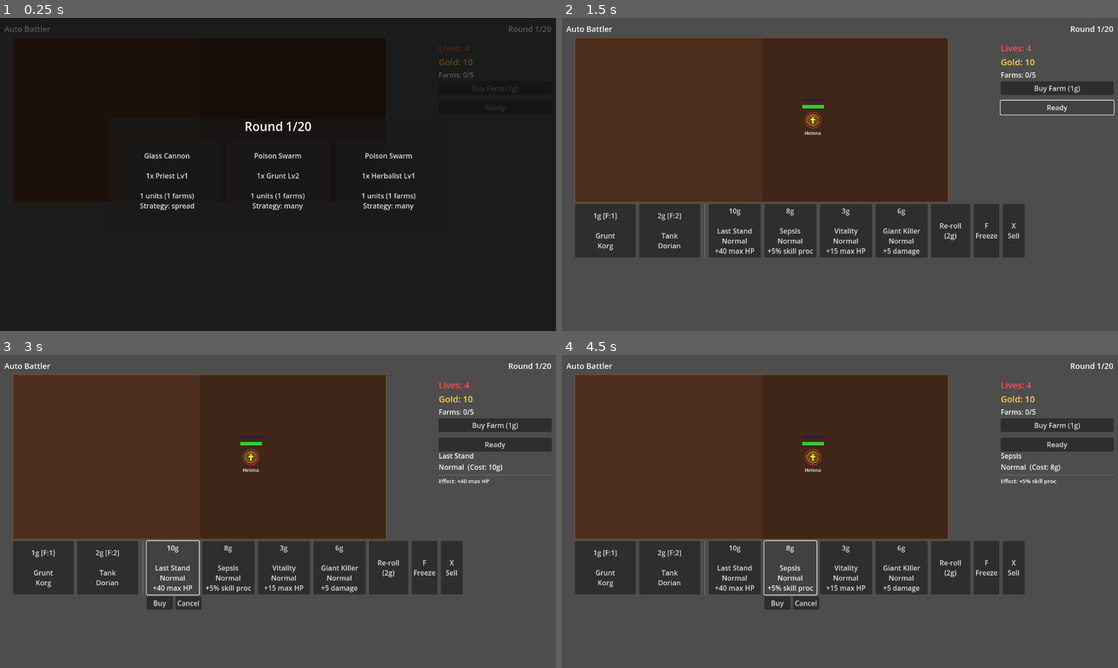
Above: before the commit, frames 1-4 (two rows, left to right).
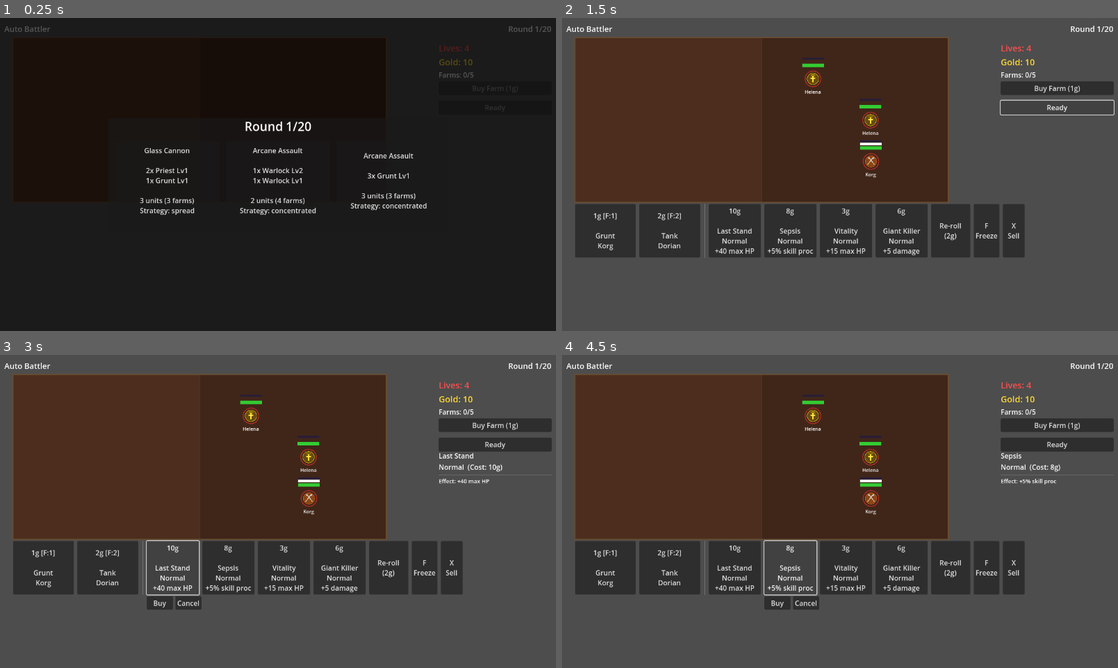
Above: after the commit, the same moments.

Repository: MarcelineVPQ/auto_battler
Game: Godot game, scene res://scenes/main.tscn
Same seed, same stepped clock (60 frames per second), same inputs: the game is played once before the commit and once after it. The engine's default icon, where the game draws it, is replaced by a stand-in: a white triangle on a blue panel in a dark square.
Inputs (mouse positions are in pixels of both pictures, inside the frame that each line leads up to):
- Up to frame 1 (0.25 s): no input
- Up to frame 2 (1.5 s): click (728, 180) at 0.5 s, where only the run before the commit has a clickable "Glass Cannon 1x Priest Lv1 1 …"; click "Ready" at 1.25 s
- Up to frame 3 (3 s): click "Ready" at 2 s; click "10g Last Stand Normal +40 max…" at 2.75 s
- Up to frame 4 (4.5 s): click "10g Last Stand Normal +40 max…" at 3.5 s; click "8g Sepsis Normal +5% skill pr…" at 4.25 s

The runs differ from the first frame. In frame 1, 1.8% of the frame differs, in the area x 25-77%, y 41-63%; in frame 2, 0.8%; in frame 3, 0.8%; in frame 4, 0.8%.

Commit message:
Balance difficulty curve and add balance simulation tool
Player XP scaling changed from exponential (*1.10 per XP, *1.40 per
level) to flat additive (+1 dmg, +8 hp per XP) with mild multiplicative
level-ups (*1.08 dmg/hp). This prevents compound scaling from making
the game trivial by round 10.

Enemy waves buffed: farm budget +2 base, level formula ceil(round/2)
cap 10 (was ceil(round/3) cap 7), stat scaling +45% per level (was
+25%), attack speed +18% per level (was +10%).

Adds balance_sim.tscn tool that runs 50 simulated games and prints a
per-round strength comparison report. Run with F6 from the scene.

Co-Authored-By: Claude Opus 4.6 <noreply@anthropic.com>

Diff:
--- /dev/null
+++ b/scenes/tools/balance_sim.tscn
@@ -0,0 +1,6 @@
+[gd_scene load_steps=2 format=3 uid="uid://cxa7eswchbsrr"]
+
+[ext_resource type="Script" uid="uid://dtchqf6k2ndb8" path="res://scripts/tools/balance_sim.gd" id="1_script"]
+
+[node name="BalanceSim" type="Node"]
+script = ExtResource("1_script")
--- a/scripts/main.gd
+++ b/scripts/main.gd
@@ -310,11 +310,11 @@
 
 func _generate_single_wave() -> Dictionary:
 	var round_num := GameManager.current_round
-	# Farm budget starts at 1 and scales up: ~1 unit round 1, ~2 round 2, etc.
-	var enemy_farm_budget := round_num + randi_range(0, maxi(round_num / 3, 1))
-
-	# Enemy level scales with rounds
-	var base_level := clampi(ceili(round_num / 3.0), 1, 7)
+	# Farm budget: base + round scaling + variance
+	var enemy_farm_budget := round_num + 2 + randi_range(0, maxi(round_num / 3, 1))
+
+	# Enemy level scales with rounds (faster progression, higher cap)
+	var base_level := clampi(ceili(round_num / 2.0), 1, 10)
 
 	# Pick a strategy and build composition from its weights
 	var strat: Dictionary = wave_strategies.pick_random()
@@ -392,12 +392,12 @@
 		# Apply level scaling: each level above 1 boosts stats
 		var lvl: int = entry.get("level", 1)
 		if lvl > 1:
-			var scale_factor := 1.0 + (lvl - 1) * 0.25
+			var scale_factor := 1.0 + (lvl - 1) * 0.45
 			unit.damage = int(ceil(unit.damage * scale_factor))
 			unit.max_hp = int(ceil(unit.max_hp * scale_factor))
 			unit.current_hp = unit.max_hp
 			unit.armor = int(ceil(unit.armor * scale_factor)) if unit.armor > 0 else 0
-			unit.attacks_per_second *= 1.0 + (lvl - 1) * 0.1
+			unit.attacks_per_second *= 1.0 + (lvl - 1) * 0.18
 			unit.health_bar.max_value = unit.max_hp
 			unit.health_bar.value = unit.current_hp
 
@@ -851,34 +851,33 @@
 func _grant_xp(target: Unit, xp_gained: int) -> void:
 	target.xp += xp_gained
 
-	# Small boost per XP gained (~10% stats per XP point)
+	# Flat boost per XP gained (additive to prevent exponential compounding)
 	for i in range(xp_gained):
-		target.damage = int(ceil(target.damage * 1.10))
-		target.max_hp = int(ceil(target.max_hp * 1.10))
-		target.attacks_per_second *= 1.05
-		target.attack_range *= 1.05
-		target.move_speed *= 1.05
+		target.damage += 1
+		target.max_hp += 8
+		target.attacks_per_second += 0.02
+		target.attack_range += 3.0
+		target.move_speed += 1.5
 		target.armor += 1 if target.armor > 0 else 0
-		target.evasion *= 1.05
-		target.crit_chance *= 1.05
-		target.skill_proc_chance *= 1.05
-		target.max_mana = int(ceil(target.max_mana * 1.05))
-
-	# Level-up loop
+		target.evasion += 0.5
+		target.crit_chance += 0.5
+		target.skill_proc_chance += 0.3
+		target.max_mana += 1
+
+	# Level-up loop (mild multiplicative — the real power spike)
 	while target.xp >= Unit.XP_TO_LEVEL:
 		target.xp -= Unit.XP_TO_LEVEL
 		target.level += 1
-		# Big stat boost on level-up
-		target.damage = int(ceil(target.damage * 1.40))
-		target.max_hp = int(ceil(target.max_hp * 1.40))
-		target.attacks_per_second *= 1.20
-		target.attack_range *= 1.15
-		target.move_speed *= 1.15
+		target.damage = int(ceil(target.damage * 1.08))
+		target.max_hp = int(ceil(target.max_hp * 1.08))
+		target.attacks_per_second *= 1.02
+		target.attack_range *= 1.03
+		target.move_speed *= 1.03
 		target.armor += 2 if target.armor > 0 else 0
-		target.evasion *= 1.20
-		target.crit_chance *= 1.20
-		target.skill_proc_chance *= 1.20
-		target.max_mana = int(ceil(target.max_mana * 1.20))
+		target.evasion += 2.0
+		target.crit_chance += 2.0
+		target.skill_proc_chance += 1.5
+		target.max_mana += 2
 
 	target.current_hp = target.max_hp
 	target.current_mana = 0
--- /dev/null
+++ b/scripts/tools/balance_sim.gd
@@ -0,0 +1,488 @@
+extends Node
+## Balance Simulation Tool
+## Run as main scene (res://scenes/tools/balance_sim.tscn) or press F9 in-game.
+## Prints a per-round balance report comparing player vs enemy army strength.
+
+const NUM_SIMULATIONS := 50
+const MAX_ROUNDS := 20
+
+# --- Game constants (mirrors game_manager.gd) ---
+const STARTING_GOLD := 10
+const STARTING_FARMS := 5
+const BASE_FARM_COST := 1
+const BASE_INCOME := 12
+const INCOME_SCALE_ROUND := 7
+const VICTORY_BONUS := 2
+const INTEREST_RATE := 0.10
+const MAX_INTEREST := 5
+const XP_TO_LEVEL := 4
+
+# --- Balance thresholds ---
+const RATIO_TOO_EASY := 1.5
+const RATIO_BALANCED_LOW := 0.8
+const RATIO_BALANCED_HIGH := 1.3
+
+# --- Unit base stats [name, hp, dmg, as, armor, evasion, crit, pop_cost, farm_cost, ability] ---
+enum Ability { NONE, FRENZY, HOLY_ARMOR, SHIELD_BASH, VOLLEY, VULNERABLE_CURSE, SHADOWSTRIKE, MAGIC_POTIONS, SUMMON_ARCHER }
+
+class UnitStats:
+	var unit_name: String
+	var hp: float
+	var dmg: float
+	var atk_speed: float
+	var armor: float
+	var evasion: float
+	var crit: float
+	var pop_cost: int
+	var farm_cost: int
+	var ability: int  # Ability enum
+	var max_mana: float
+	var mana_regen: float
+	var mana_per_attack: float
+	var ability_cd: float
+	var level: int = 1
+	var xp: int = 0
+
+	func duplicate_stats() -> UnitStats:
+		var u := UnitStats.new()
+		u.unit_name = unit_name; u.hp = hp; u.dmg = dmg; u.atk_speed = atk_speed
+		u.armor = armor; u.evasion = evasion; u.crit = crit
+		u.pop_cost = pop_cost; u.farm_cost = farm_cost; u.ability = ability
+		u.max_mana = max_mana; u.mana_regen = mana_regen
+		u.mana_per_attack = mana_per_attack; u.ability_cd = ability_cd
+		u.level = level; u.xp = xp
+		return u
+
+var BASE_UNITS: Array[UnitStats] = []
+
+func _init_base_units() -> void:
+	BASE_UNITS = []
+	var defs := [
+		# [name, hp, dmg, as, armor, evasion, crit, pop, gold, ability, max_mana, mana_regen, mana_per_atk, cd]
+		["Grunt",     130, 7,  1.1, 3, 0.0,  5.0,  1, 1, Ability.FRENZY,           15, 1.0, 4, 6.0],
+		["Priest",     65, 4,  1.0, 0, 5.0,  2.0,  1, 1, Ability.HOLY_ARMOR,       25, 2.5, 6, 4.0],
+		["Tank",      200, 8,  0.6, 8, 0.0,  3.0,  2, 2, Ability.SHIELD_BASH,      18, 1.0, 4, 7.36],
+		["Archer",     55, 11, 0.8, 0, 0.0,  8.0,  3, 2, Ability.VOLLEY,           16, 1.5, 4, 7.0],
+		["Warlock",    50, 12, 0.5, 0, 0.0,  5.0,  2, 2, Ability.VULNERABLE_CURSE, 20, 2.0, 8, 5.76],
+		["Assassin",   60, 12, 0.9, 0, 15.0, 12.0, 3, 3, Ability.SHADOWSTRIKE,     14, 1.0, 5, 5.0],
+		["Herbalist",  90, 10, 0.7, 1, 0.0,  8.0,  1, 3, Ability.MAGIC_POTIONS,    22, 2.0, 5, 6.0],
+		["Summoner",   50, 0,  0.2, 0, 0.0,  0.0,  4, 4, Ability.SUMMON_ARCHER,    20, 1.5, 0, 5.0],
+	]
+	for d in defs:
+		var u := UnitStats.new()
+		u.unit_name = d[0]; u.hp = d[1]; u.dmg = d[2]; u.atk_speed = d[3]
+		u.armor = d[4]; u.evasion = d[5]; u.crit = d[6]
+		u.pop_cost = d[7]; u.farm_cost = d[8]; u.ability = d[9]
+		u.max_mana = d[10]; u.mana_regen = d[11]; u.mana_per_attack = d[12]
+		u.ability_cd = d[13]
+		BASE_UNITS.append(u)
+
+func _get_base(unit_name: String) -> UnitStats:
+	for u in BASE_UNITS:
+		if u.unit_name == unit_name:
+			return u
+	return BASE_UNITS[0]
+
+# --- Unit strength calculation ---
+
+func _unit_strength(u: UnitStats) -> float:
+	var effective_dps := u.dmg * u.atk_speed * (1.0 + u.crit / 100.0)
+	var effective_hp := u.hp / maxf(1.0 - u.evasion / 100.0, 0.01) + u.armor * 10.0
+	var base_str := effective_dps * effective_hp
+
+	# Utility value from abilities (estimated contribution over a 15-second fight)
+	var util := _estimate_ability_value(u)
+	return base_str + util
+
+func _estimate_ability_value(u: UnitStats) -> float:
+	# Estimate how many times ability fires in a ~15 sec fight
+	var fight_duration := 15.0
+	# Mana fill time: max_mana / (mana_regen + mana_per_attack * atk_speed)
+	var mana_income := u.mana_regen + u.mana_per_attack * u.atk_speed
+	var fill_time := u.max_mana / maxf(mana_income, 0.01)
+	var casts := maxf(floorf(fight_duration / maxf(fill_time, 0.5)), 1.0)
+
+	match u.ability:
+		Ability.FRENZY:
+			# +30% AS compounding per cast. Value = extra DPS over remaining fight.
+			var bonus_dps := u.dmg * u.atk_speed * 0.3 * casts
+			return bonus_dps * (fight_duration * 0.5)
+		Ability.HOLY_ARMOR:
+			# Heals all allies for dmg*2.5. Assume 3 allies benefit.
+			return u.dmg * 2.5 * 3.0 * casts
+		Ability.SHIELD_BASH:
+			# +2 armor per cast
+			return casts * 2.0 * 10.0
+		Ability.VOLLEY:
+			# dmg*0.4 AoE to all enemies, assume hits 3
+			return u.dmg * 0.4 * 3.0 * casts
+		Ability.VULNERABLE_CURSE:
+			# 1.5x dmg compounding. Value = extra DPS over remaining fight.
+			var bonus_dps := u.dmg * u.atk_speed * 0.5 * casts
+			return bonus_dps * (fight_duration * 0.5)
+		Ability.SHADOWSTRIKE:
+			# +50% crit per cast
+			var extra_crit_dps := u.dmg * u.atk_speed * 0.50 * casts / 100.0
+			return extra_crit_dps * fight_duration
+		Ability.MAGIC_POTIONS:
+			# dmg*0.5 AoE, assume hits 3 enemies
+			return u.dmg * 0.5 * 3.0 * casts
+		Ability.SUMMON_ARCHER:
+			# Spawns a 60% stat archer, scaling with summoner power
+			var archer_base := _get_base("Archer")
+			var a_dmg := archer_base.dmg * 0.6
+			var a_hp := archer_base.hp * 0.6
+			var a_as := archer_base.atk_speed * 0.8
+			return a_dmg * a_as * a_hp * 0.1 * casts
+		_:
+			return 0.0
+
+# --- XP / Level scaling (mirrors main.gd _grant_xp) ---
+
+func _apply_xp(u: UnitStats, xp_gained: int) -> void:
+	u.xp += xp_gained
+	for i in range(xp_gained):
+		u.dmg += 1
+		u.hp += 8
+		u.atk_speed += 0.02
+		if u.armor > 0:
+			u.armor += 1
+		u.evasion += 0.5
+		u.crit += 0.5
+		u.max_mana += 1
+
+	while u.xp >= XP_TO_LEVEL:
+		u.xp -= XP_TO_LEVEL
+		u.level += 1
+		u.dmg = ceilf(u.dmg * 1.08)
+		u.hp = ceilf(u.hp * 1.08)
+		u.atk_speed *= 1.02
+		if u.armor > 0:
+			u.armor += 2
+		u.evasion += 2.0
+		u.crit += 2.0
+		u.max_mana += 2
+
+# --- Enemy stat scaling (mirrors main.gd spawn logic) ---
+
+func _apply_enemy_level(u: UnitStats, lvl: int) -> void:
+	u.level = lvl
+	if lvl > 1:
+		var scale := 1.0 + (lvl - 1) * 0.45
+		u.dmg = ceilf(u.dmg * scale)
+		u.hp = ceilf(u.hp * scale)
+		if u.armor > 0:
+			u.armor = ceilf(u.armor * scale)
+		u.atk_speed *= 1.0 + (lvl - 1) * 0.18
+
+# --- Simulation ---
+
+class RoundResult:
+	var gold: int
+	var farms: int
+	var unit_count: int
+	var player_strength: float
+	var enemy_strength: float
+
+func _run_single_simulation() -> Array[RoundResult]:
+	var results: Array[RoundResult] = []
+	var gold := STARTING_GOLD
+	var farms := STARTING_FARMS
+	var farm_purchases := 0
+	var player_units: Array[UnitStats] = []
+	var last_won := false
+
+	# Cheap units the sim-player prefers to buy
+	var buy_priority := ["Grunt", "Priest", "Tank"]
+
+	for round_num in range(1, MAX_ROUNDS + 1):
+		# --- Income ---
+		if round_num > 1:
+			var income := BASE_INCOME
+			if round_num > INCOME_SCALE_ROUND:
+				income += round_num - INCOME_SCALE_ROUND
+			if last_won:
+				income += VICTORY_BONUS
+			income += mini(int(gold * INTEREST_RATE), MAX_INTEREST)
+			gold += income
+
+		# --- Buy farms (target: round/2 + 5, capped at 12) ---
+		var farm_target := mini(round_num / 2 + 5, 12)
+		while farms < farm_target:
+			var cost := BASE_FARM_COST + farm_purchases / 3
+			if gold >= cost:
+				gold -= cost
+				farms += 1
+				farm_purchases += 1
+			else:
+				break
+
+		# --- Calculate used pop ---
+		var pop_used := 0
+		for u in player_units:
+			pop_used += u.pop_cost
+
+		# --- Fill empty slots with cheap units (max 2 per round, matching shop) ---
+		var hero_buys := 0
+		for prio_name in buy_priority:
+			var base := _get_base(prio_name)
+			while pop_used + base.pop_cost <= farms and hero_buys < 2:
+				if gold < base.farm_cost:
+					break
+				gold -= base.farm_cost
+				var new_unit := base.duplicate_stats()
+				player_units.append(new_unit)
+				pop_used += new_unit.pop_cost
+				hero_buys += 1
+			if pop_used >= farms or hero_buys >= 2:
+				break
+
+		# --- Feed XP via duplicate purchases (1-2 per round) ---
+		var xp_purchases := 1 if round_num <= 5 else 2
+		for i in range(xp_purchases):
+			if player_units.is_empty():
+				break
+			# Buy cheapest dupe to merge
+			var cheapest_owned: UnitStats = player_units[0]
+			for u in player_units:
+				if _get_base(u.unit_name).farm_cost < _get_base(cheapest_owned.unit_name).farm_cost:
+					cheapest_owned = u
+			var merge_cost := _get_base(cheapest_owned.unit_name).farm_cost
+			if gold >= merge_cost:
+				gold -= merge_cost
+				_apply_xp(cheapest_owned, 1)
+
+		# --- Spend remaining gold on stat upgrades (simple: +dmg to strongest) ---
+		# Approximate: 1g per purchase, buy damage for the highest-level unit
+		if not player_units.is_empty():
+			var best: UnitStats = player_units[0]
+			for u in player_units:
+				if u.level > best.level or (u.level == best.level and u.dmg > best.dmg):
+					best = u
+			var upgrade_budget := mini(gold / 2, 5)  # spend up to half gold, max 5 upgrades
+			for j in range(upgrade_budget):
+				if gold >= 1:
+					gold -= 1
+					best.dmg += 1
+
+		# --- Calculate player army strength ---
+		var player_str := 0.0
+		for u in player_units:
+			player_str += _unit_strength(u)
+
+		# --- Generate enemy army (mirrors _generate_single_wave) ---
+		var enemy_budget := round_num + 2 + randi_range(0, maxi(round_num / 3, 1))
+		var enemy_base_level := clampi(ceili(float(round_num) / 2.0), 1, 10)
+
+		# Enemy unit pool: pick from all 8 with round-weighted bias
+		var enemy_units: Array[UnitStats] = []
+		var enemy_budget_used := 0
+		var attempts := 0
+		while enemy_budget_used < enemy_budget and attempts < 50:
+			attempts += 1
+			var pick := _pick_weighted_enemy_unit(round_num)
+			if enemy_budget_used + pick.pop_cost <= enemy_budget:
+				var eu := pick.duplicate_stats()
+				var lvl := clampi(enemy_base_level + randi_range(-1, 1), 1, 10)
+				_apply_enemy_level(eu, lvl)
+				enemy_units.append(eu)
+				enemy_budget_used += eu.pop_cost
+
+		var enemy_str := 0.0
+		for eu in enemy_units:
+			enemy_str += _unit_strength(eu)
+
+		# --- Determine outcome ---
+		last_won = player_str >= enemy_str
+
+		var rr := RoundResult.new()
+		rr.gold = gold
+		rr.farms = farms
+		rr.unit_count = player_units.size()
+		rr.player_strength = player_str
+		rr.enemy_strength = enemy_str
+		results.append(rr)
+
+	return results
+
+func _pick_weighted_enemy_unit(round_num: int) -> UnitStats:
+	# Build weighted pool based on round
+	var pool: Array[UnitStats] = []
+	# Base weights roughly matching wave_strategies "Balanced Army"
+	var base_weights := {
+		"Grunt": 3, "Priest": 3, "Tank": 3, "Archer": 3,
+		"Warlock": 3, "Assassin": 3, "Herbalist": 3, "Summoner": 1
+	}
+	for u in BASE_UNITS:
+		var w := base_weights.get(u.unit_name, 1) as int
+		w = _apply_round_weight(w, u.pop_cost, round_num)
+		for k in range(w):
+			pool.append(u)
+	if pool.is_empty():
+		return BASE_UNITS[0]
+	return pool[randi() % pool.size()]
+
+func _apply_round_weight(base_weight: int, pop_cost: int, round_num: int) -> int:
+	if pop_cost <= 1:
+		return base_weight + maxi(4 - round_num / 2, 0)
+	elif pop_cost == 2:
+		return base_weight + maxi(2 - round_num / 3, 0)
+	else:
+		if round_num < 3:
+			return maxi(base_weight / 3, 1) if base_weight > 0 else 0
+		elif round_num < 6:
+			return maxi(base_weight / 2, 1) if base_weight > 0 else 0
+		return base_weight
+
+# --- Aggregation and output ---
+
+func _run_all_simulations() -> void:
+	_init_base_units()
+
+	# Accumulate per-round averages
+	var avg_gold: Array[float] = []
+	var avg_farms: Array[float] = []
+	var avg_units: Array[float] = []
+	var avg_player_str: Array[float] = []
+	var avg_enemy_str: Array[float] = []
+	avg_gold.resize(MAX_ROUNDS); avg_gold.fill(0.0)
+	avg_farms.resize(MAX_ROUNDS); avg_farms.fill(0.0)
+	avg_units.resize(MAX_ROUNDS); avg_units.fill(0.0)
+	avg_player_str.resize(MAX_ROUNDS); avg_player_str.fill(0.0)
+	avg_enemy_str.resize(MAX_ROUNDS); avg_enemy_str.fill(0.0)
+
+	for sim in range(NUM_SIMULATIONS):
+		var results := _run_single_simulation()
+		for r in range(MAX_ROUNDS):
+			avg_gold[r] += results[r].gold
+			avg_farms[r] += results[r].farms
+			avg_units[r] += results[r].unit_count
+			avg_player_str[r] += results[r].player_strength
+			avg_enemy_str[r] += results[r].enemy_strength
+
+	for r in range(MAX_ROUNDS):
+		avg_gold[r] /= NUM_SIMULATIONS
+		avg_farms[r] /= NUM_SIMULATIONS
+		avg_units[r] /= NUM_SIMULATIONS
+		avg_player_str[r] /= NUM_SIMULATIONS
+		avg_enemy_str[r] /= NUM_SIMULATIONS
+
+	_print_report(avg_gold, avg_farms, avg_units, avg_player_str, avg_enemy_str)
+
+func _print_report(gold: Array[float], farms: Array[float], units: Array[float],
+		player_str: Array[float], enemy_str: Array[float]) -> void:
+	print("")
+	print("=== AUTO BATTLER BALANCE REPORT (avg of %d simulations) ===" % NUM_SIMULATIONS)
+	print("")
+	print(" Rnd | Gold | Farms | Units | Player Str | Enemy Str  | Ratio  | Result")
+	print("-----|------|-------|-------|------------|------------|--------|--------")
+
+	var band_ratios: Array[Array] = [[], [], [], []]  # 1-5, 6-10, 11-15, 16-20
+
+	for r in range(MAX_ROUNDS):
+		var round_num := r + 1
+		var ratio := player_str[r] / maxf(enemy_str[r], 1.0)
+		var result_str := "WIN" if ratio >= 1.0 else "LOSS"
+		var flag := ""
+		if ratio > RATIO_TOO_EASY:
+			flag = " <<<"
+		elif ratio < RATIO_BALANCED_LOW:
+			flag = " !!!"
+
+		print(" %3d | %4d | %5d | %5d | %10s | %10s | %5.2fx | %s%s" % [
+			round_num,
+			roundi(gold[r]),
+			roundi(farms[r]),
+			roundi(units[r]),
+			_format_num(player_str[r]),
+			_format_num(enemy_str[r]),
+			ratio,
+			result_str,
+			flag
+		])
+
+		var band := clampi((round_num - 1) / 5, 0, 3)
+		band_ratios[band].append(ratio)
+
+	# Difficulty curve
+	print("")
+	print("=== DIFFICULTY CURVE ===")
+	var band_labels := ["Rounds  1-5 ", "Rounds  6-10", "Rounds 11-15", "Rounds 16-20"]
+	for i in range(4):
+		var avg_ratio := 0.0
+		for v in band_ratios[i]:
+			avg_ratio += v
+		avg_ratio /= maxf(band_ratios[i].size(), 1.0)
+		var assessment := _assess_ratio(avg_ratio)
+		print("%s:  avg ratio %.2fx  (%s)" % [band_labels[i], avg_ratio, assessment])
+
+	# Suggested fixes
+	print("")
+	print("=== SUGGESTED FIXES ===")
+	var has_fix := false
+
+	for i in range(4):
+		var avg_ratio := 0.0
+		for v in band_ratios[i]:
+			avg_ratio += v
+		avg_ratio /= maxf(band_ratios[i].size(), 1.0)
+
+		if avg_ratio > RATIO_TOO_EASY:
+			has_fix = true
+			var start_round := i * 5 + 1
+			var end_round := i * 5 + 5
+			print("- Rounds %d-%d too easy (%.2fx). Consider:" % [start_round, end_round, avg_ratio])
+			if i <= 1:
+				print("    * Increase enemy farm budget by +%d in early rounds" % ceili((avg_ratio - 1.3) * 3))
+				print("    * Raise enemy base level formula (e.g. ceil(round/2.5) instead of ceil(round/3))")
+			else:
+				print("    * Increase enemy stat scaling (e.g. 0.35 per level instead of 0.25)")
+				print("    * Reduce player XP-per-point multiplier (e.g. 1.07x instead of 1.10x)")
+		elif avg_ratio < RATIO_BALANCED_LOW:
+			has_fix = true
+			var start_round := i * 5 + 1
+			var end_round := i * 5 + 5
+			print("- Rounds %d-%d too hard (%.2fx). Consider:" % [start_round, end_round, avg_ratio])
+			print("    * Reduce enemy farm budget or stat scaling in this range")
+			print("    * Increase player income or upgrade availability")
+
+	if not has_fix:
+		print("No major imbalances detected. All bands within %.1fx-%.1fx range." % [
+			RATIO_BALANCED_LOW, RATIO_TOO_EASY])
+
+	print("")
+	print("=== THRESHOLD KEY ===")
+	print("> %.1fx = too easy (player stomps)    <<< marker" % RATIO_TOO_EASY)
+	print("%.1fx-%.1fx = balanced range" % [RATIO_BALANCED_LOW, RATIO_BALANCED_HIGH])
+	print("< %.1fx = too hard                    !!! marker" % RATIO_BALANCED_LOW)
+	print("")
+
+func _format_num(val: float) -> String:
+	var n := roundi(val)
+	if n >= 1_000_000:
+		return "%d,%03d,%03d" % [n / 1_000_000, (n / 1_000) % 1_000, n % 1_000]
+	elif n >= 1_000:
+		return "%d,%03d" % [n / 1_000, n % 1_000]
+	else:
+		return str(n)
+
+func _assess_ratio(ratio: float) -> String:
+	if ratio > 2.0:
+		return "Way too easy - PROBLEM"
+	elif ratio > RATIO_TOO_EASY:
+		return "Too easy - PROBLEM"
+	elif ratio > RATIO_BALANCED_HIGH:
+		return "Slightly easy"
+	elif ratio >= RATIO_BALANCED_LOW:
+		return "Balanced"
+	elif ratio >= 0.6:
+		return "Hard"
+	else:
+		return "Too hard - PROBLEM"
+
+# --- Entry point ---
+
+func _ready() -> void:
+	print("Starting balance simulation...")
+	_run_all_simulations()
+	print("Simulation complete.")
